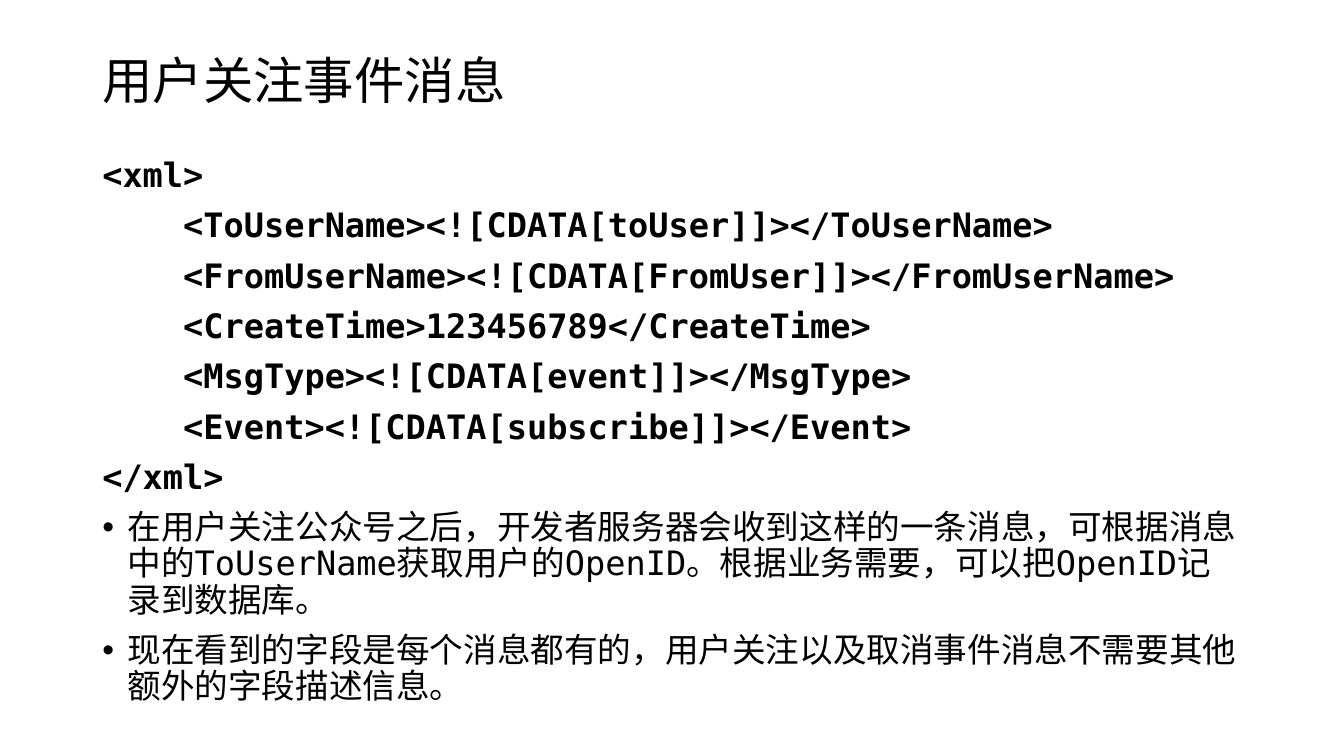
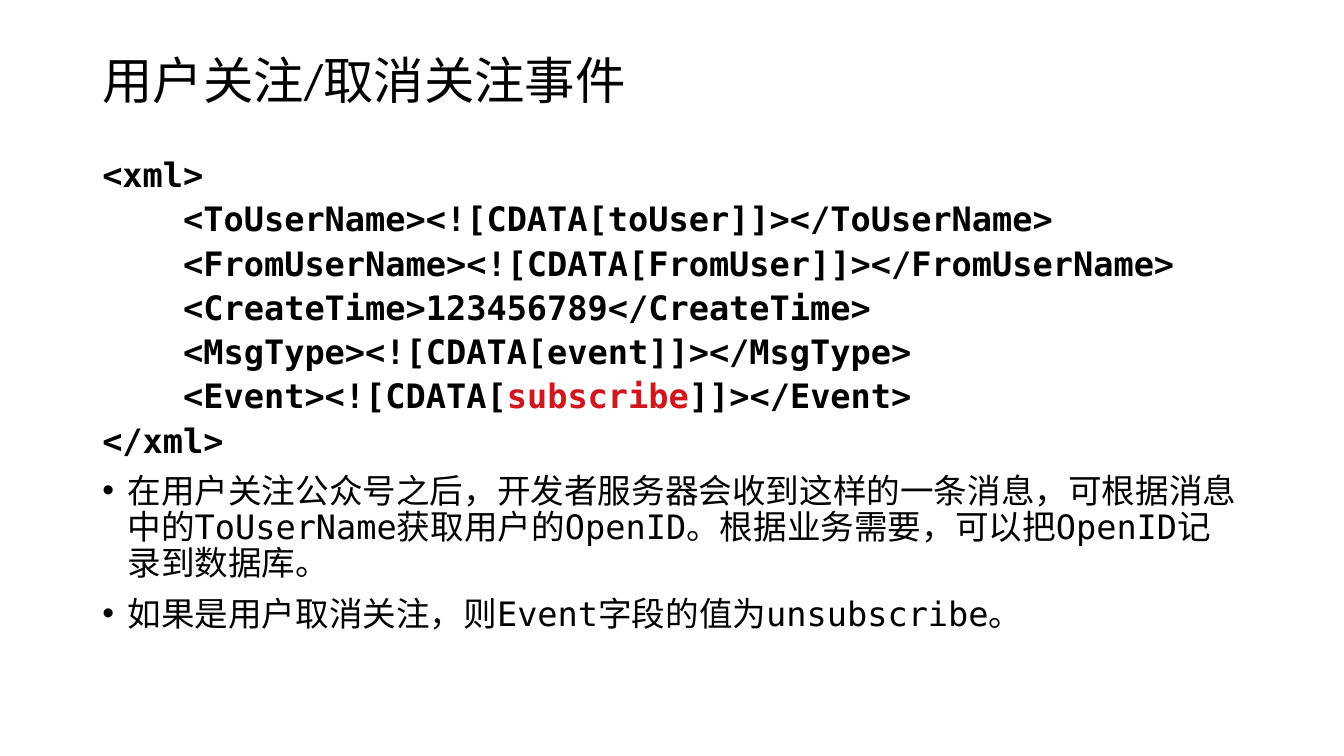
Before and after one commit to edu2act/course-wechat-and-miniprogram, a slide deck: slide 5 of ch04/事件消息处理.pptx (slide 4 before the commit). Drawn at 1344x756 pixels with LibreOffice and Linux fonts; fonts in the diff are those of the drawing. Boxes give left, top, right and bottom in pixels: in the first picture for what was removed or moved away, otherwise in the second. Text is boxed around its words. In the diff, an @@ line names an element or a change of style, - is before the commit and + after.

```diff
--- a/ch04/事件消息处理.pptx
+++ b/ch04/事件消息处理.pptx
@@ text at (102, 56, 625, 104): text changed @@
-用户关注事件消息
+用户关注/取消关注事件
@@ text at (102, 161, 1174, 456): text colour #000000 to #CE181E in "<Event><![CDATA[subscribe]]></Event>"; less space between paragraphs @@
@@ text at (127, 597, 1022, 630): text changed @@
-• 现在看到的字段是每个消息都有的，用户关注以及取消事件消息不需要其他额外的字段描述信息。
+• 如果是用户取消关注，则Event字段的值为unsubscribe。
```
Also in this commit, not shown: 4 other slides changed, 6 slides added, 1 slide removed, 4 other files.
